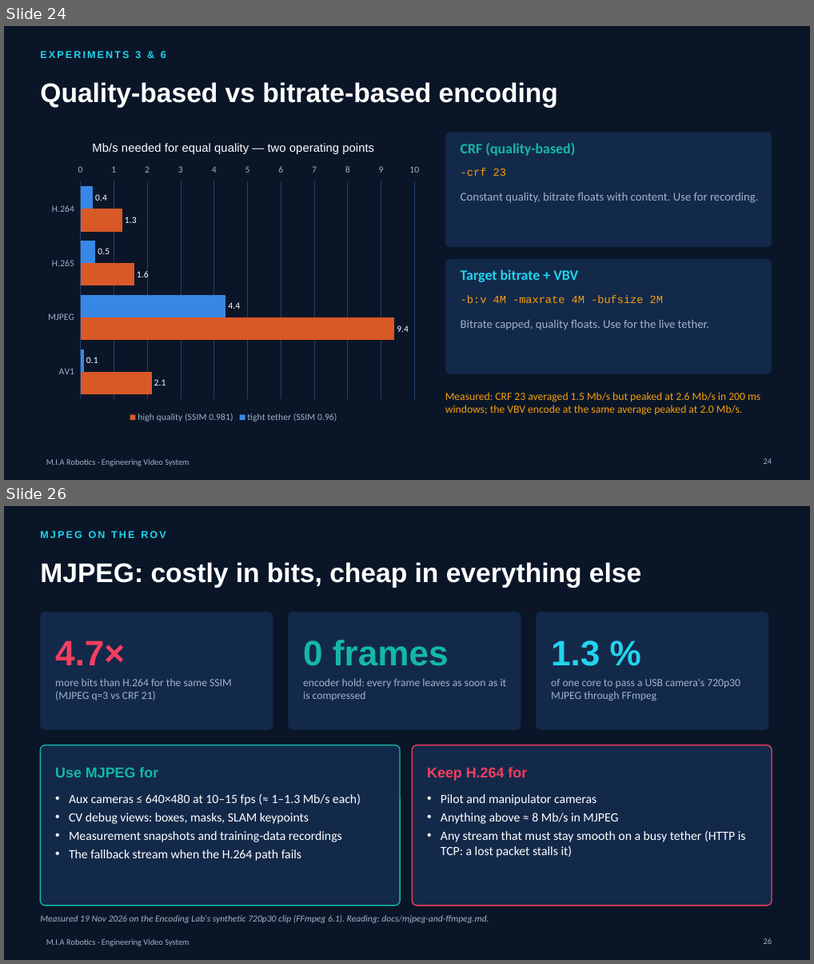
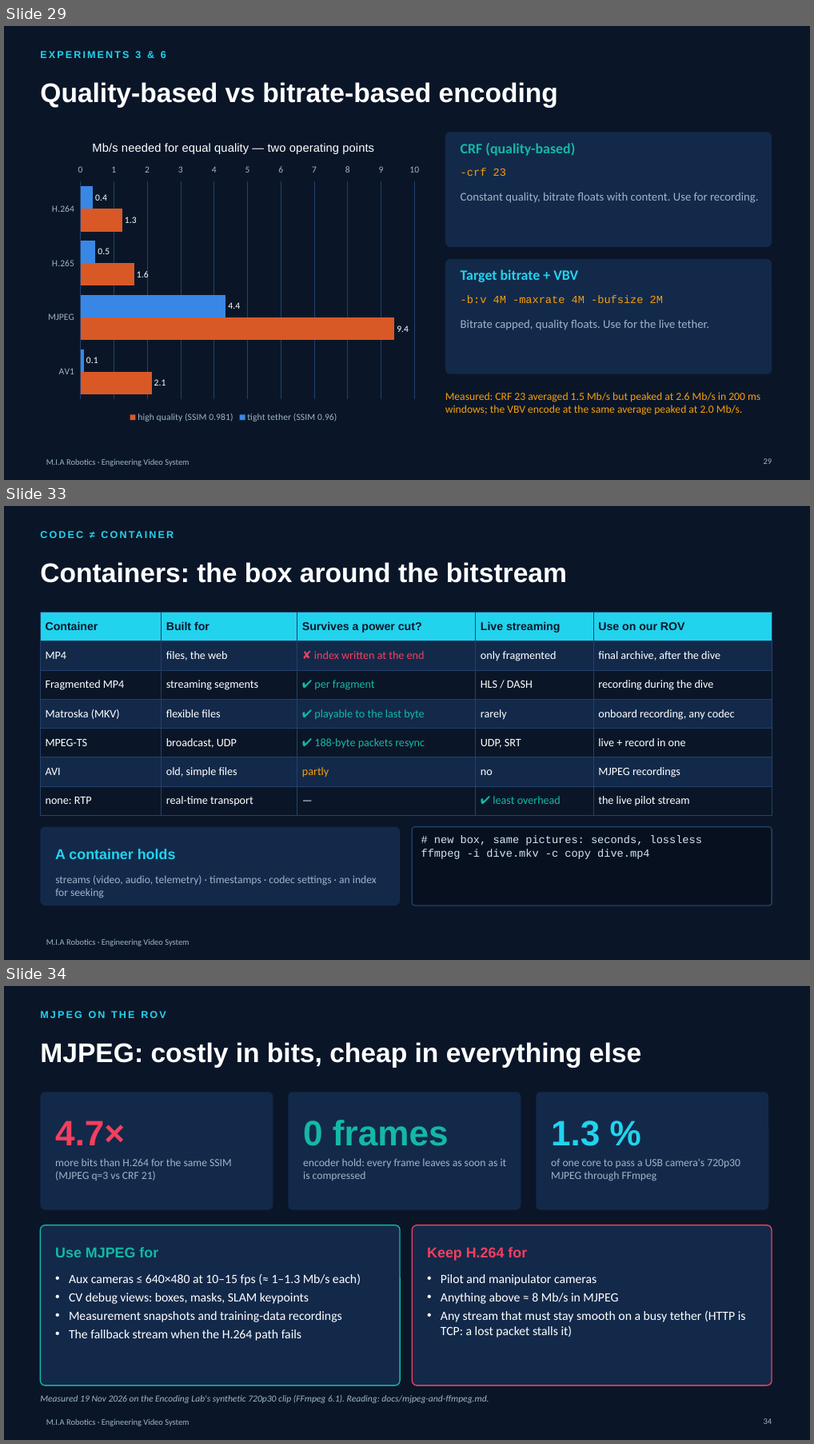
Before and after one commit to YoussefAbbas2001/video-streaming, a slide deck: presentation/MIA_Video_Streaming.pptx. Shown one above the other, each under a label of ours: slides 24 and 26 before the commit, slides 29, 33 and 34 after it; the slides between them are not shown. The pictures are 814x964 and 814x1444 pixels, drawn with LibreOffice and Linux fonts; fonts in the diff are those of the drawing; background and template pictures are left out. Boxes give left, top, right and bottom in pixels: in the first picture for what was removed or moved away, otherwise in the second. Text is boxed around its words. In the diff, an @@ line names an element or a change of style, - is before the commit and + after.

```diff
--- a/presentation/MIA_Video_Streaming.pptx
+++ b/presentation/MIA_Video_Streaming.pptx
@@ slide 33 added at [4, 506, 810, 960], background #0A1628; not listed: 1 template element that a slide beside it also shows @@
@@ text added at [40, 525, 646, 544], 12 pt, text #22D3EE, bold @@
+CODEC ≠ CONTAINER
@@ title added at [40, 562, 567, 583], 32 pt, text #FFFFFF, bold @@
+Containers: the box around the bitstream
@@ table added at [40, 612, 772, 809], 7 rows, 5 columns @@
+Container | Built for | Survives a power cut? | Live streaming | Use on our ROV
+MP4 | files, the web | ✘ index written at the end | only fragmented | final archive, after the dive
+Fragmented MP4 | streaming segments | ✔ per fragment | HLS / DASH | recording during the dive
+Matroska (MKV) | flexible files | ✔ playable to the last byte | rarely | onboard recording, any codec
+MPEG-TS | broadcast, UDP | ✔ 188-byte packets resync | UDP, SRT | live + record in one
+AVI | old, simple files | partly | no | MJPEG recordings
+none: RTP | real-time transport | — | ✔ least overhead | the live pilot stream
@@ rounded rectangle added at [40, 827, 400, 905], fill #13294A @@
@@ rounded rectangle added at [412, 827, 772, 905], fill #06101F, outline #24406A 1.25 pt @@
@@ text added at [422, 836, 702, 859], 13 pt, text #D6E4F0 @@
+# new box, same pictures: seconds, lossless
+ffmpeg -i dive.mkv -c copy dive.mp4
@@ text added at [55, 848, 176, 859], 17 pt, text #22D3EE, bold @@
+A container holds
@@ text added at [55, 875, 377, 898], 13 pt, text #9FB3C8 @@
+streams (video, audio, telemetry) · timestamps · codec settings · an index for seeking
@@ what was slide 24 is now slide 29 @@
@@ what was slide 26 is now slide 34 @@
@@ page number at [764, 1418, 773, 1424]: text changed @@
-26
+34
```
Also in this commit, not shown: 4 slides changed, 8 other slides added, 24 other files.
